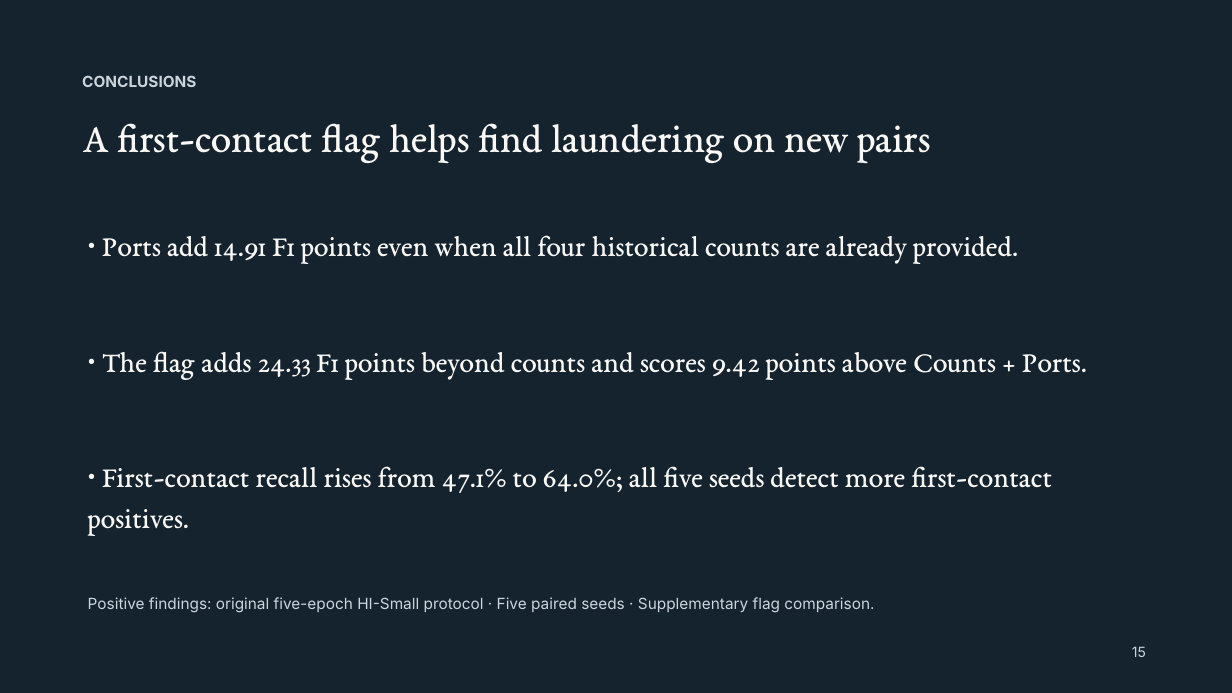
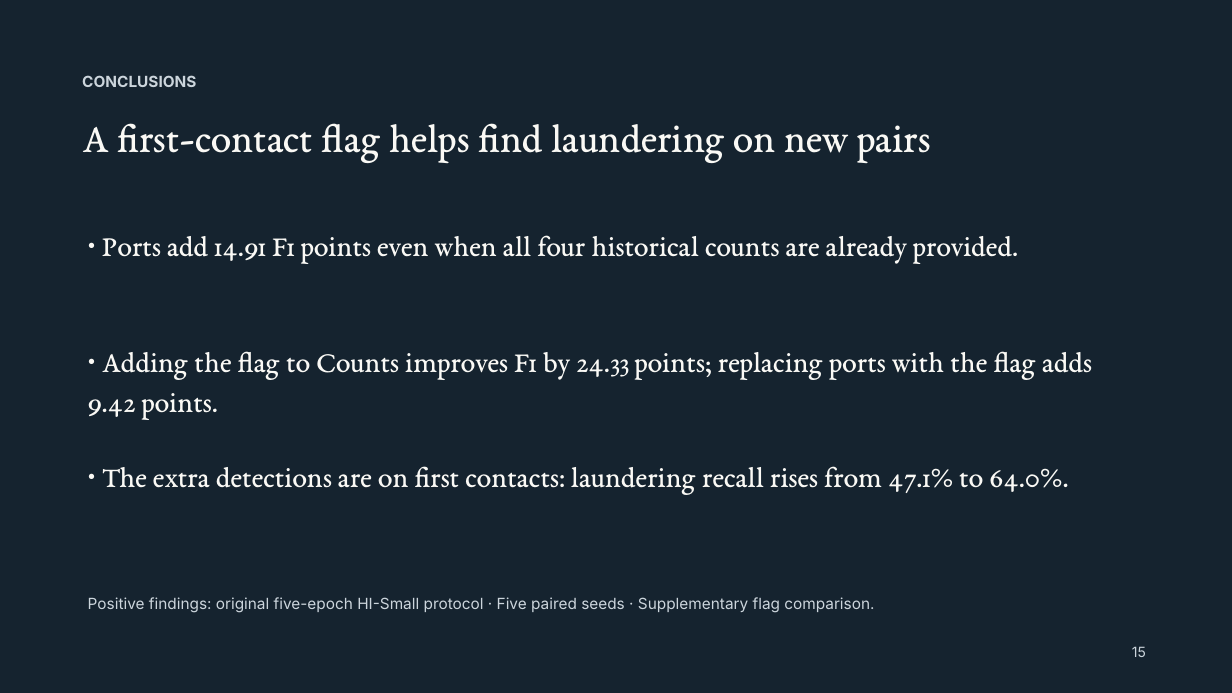
Before and after one commit to Yuchen-Fu/COMP9501, a slide deck: slide 15 of presentation/final-research/Beyond_Counterparty_Counts_FINAL.pptx. Drawn at 1232x693 pixels with LibreOffice and Linux fonts; fonts in the diff are those of the drawing. Boxes give left, top, right and bottom in pixels: in the first picture for what was removed or moved away, otherwise in the second. Text is boxed around its words. In the diff, an @@ line names an element or a change of style, - is before the commit and + after.

Commit message:
Clarify flag addition and replacement questions throughout the presentation

```diff
--- a/presentation/final-research/Beyond_Counterparty_Counts_FINAL.pptx
+++ b/presentation/final-research/Beyond_Counterparty_Counts_FINAL.pptx
@@ text at (x1=88, y1=351, x2=1092, y2=419): text changed @@
-• The flag adds 24.33 F1 points beyond counts and scores 9.42 points above Counts + Ports.
+• Adding the flag to Counts improves F1 by 24.33 points; replacing ports with the flag adds 9.42 points.
@@ text at (x1=102, y1=466, x2=1068, y2=494): text changed @@
-• First-contact recall rises from 47.1% to 64.0%; all five seeds detect more first-contact positives.
+• The extra detections are on first contacts: laundering recall rises from 47.1% to 64.0%.
```
Also in this commit, not shown: 3 other slides changed, 24 other files.
